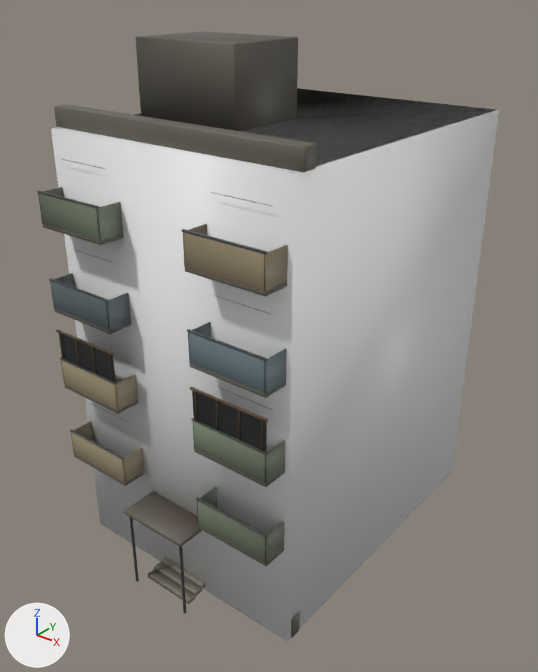
Two versions of the glTF model assets/models/bloque_paneles_b.glb, one commit apart.
One viewpoint serves both versions: a camera (50 mm lens) standing at (14.7, -14.1, 18.9) and looking at (0.1, 4.2, 7.6). The lights are fixed; the arrows at lower left show +X, +Y and +Z. The first picture is the older version. Where no turn or scale is listed for an object, it has been applied to the vertices. Vertices at exactly the same position are counted once.

In view in the first picture: 'bloque', 'bloque_paneles_b-colcaja'.
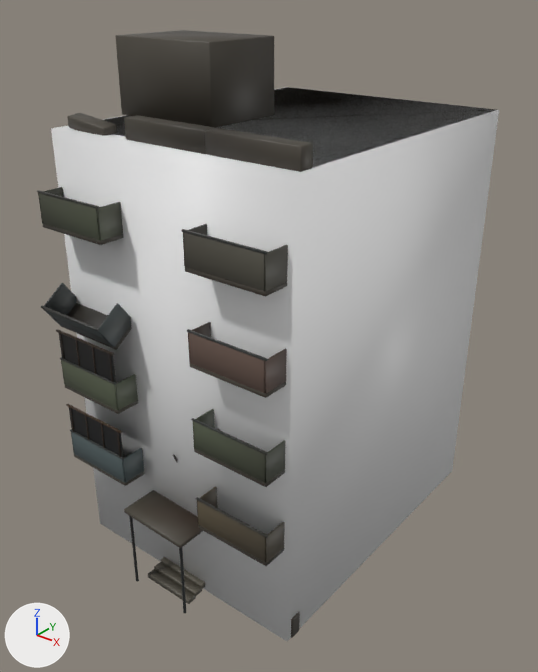
What changed in the scene script:
```text
Change me_bloque:
    used by ob_bloque; location = (0.0, 0.0, 0.0)
    remove me_bloque.from_pydata(...)  # 4984 vertices, 9116 faces; spans x -4.6..4.6, y -1.8..11.1, z 0.0..17.2
    add me_bloque.from_pydata(...)  # 9626 vertices, 18372 faces; spans x -4.8..4.6, y -1.8..11.1, z 0.0..17.2
    me_bloque part 1: the loose piece of 24 vertices spanning x -3.8..0.2, y 2.5..5.5, z 14.8..17.2 is moved by (-0.9, 0.0, 0.0)
    me_bloque part 2: the loose piece of 24 vertices spanning x 1.8, y -1.3..-1.2, z 7.5..8.5 is moved by (-6.0, 0.0, -2.8)
    me_bloque part 3: the loose piece of 24 vertices spanning x 2.6, y -1.3..-1.2, z 7.5..8.5 is moved by (-6.0, 0.0, -2.8)
    me_bloque part 4: the loose piece of 24 vertices spanning x 3.4, y -1.3..-1.2, z 7.5..8.5 is moved by (-6.0, 0.0, -2.8)
    me_bloque part 5: the loose piece of 24 vertices spanning x 4.2, y -1.3..-1.2, z 7.5..8.5 is moved by (-6.0, 0.0, -2.8)
    me_bloque part 6: the loose piece of 24 vertices spanning x 1.6..4.4, y -1.3..-1.2, z 8.5..8.6 is moved by (-6.0, 0.0, -2.8)
    me_bloque part 7: the loose piece of 24 vertices spanning x -4.4..-1.6, y -1.3..-1.2, z 10.3 is moved by (0.0, -0.4, -0.8)
    me_bloque part 8: the loose piece of 24 vertices spanning x -4.6..4.6, y -0.2..0.3, z 14.8..15.4 is scaled about its middle by (0.172, 0.0807, 0.296), then moved by (0.0, -0.5, -14.2)
    me_bloque part 9: a new loose piece of 24 vertices spanning x -4.0..-2.4, y -0.2..0.3, z 14.7..15.2, in mat_nevado
    me_bloque part 10: 6 loose pieces with 48 vertices, spanning x -4.0..4.0, y -0.6, z 5.6..14.0, are deleted
    me_bloque part 11: 215 vertices moved within x -4.5..4.5, y -1.7..0.0, z 0.1..14.8; 245 vertices removed from x -4.4..4.4, y -1.8..-0.1, z 0.8..14.8; 4695 vertices added at x -4.6..4.6, y -1.8..0.3, z 0.0..15.4
    me_bloque part 12: 4763 kept faces spanning x -4.6..4.6, y -1.8..11.1, z 0.0..14.8 get new vertex colours
    other edits to the shape of me_bloque do not show in these pictures
```

Location of each change, [x1, y1, x2, y2] in pixels of the pictures (538 x 672 px; the box of a moved part takes in the faces that stretch with it):
'bloque', reshaped
    before: [37, 31, 497, 638]
    after: [37, 30, 497, 638]
part 1 of me_bloque, moved or reshaped
    before: [136, 31, 298, 131]
    after: [115, 30, 274, 128]
part 2 of me_bloque, moved or reshaped
    before: [194, 391, 197, 421]
    after: [70, 408, 74, 432]
part 3 of me_bloque, moved or reshaped
    before: [215, 401, 218, 431]
    after: [85, 416, 89, 440]
part 4 of me_bloque, moved or reshaped
    before: [238, 410, 240, 441]
    after: [100, 423, 105, 448]
part 5 of me_bloque, moved or reshaped
    before: [261, 420, 263, 451]
    after: [117, 432, 121, 457]
part 6 of me_bloque, moved or reshaped
    before: [190, 387, 268, 422]
    after: [66, 404, 122, 434]
part 7 of me_bloque, moved or reshaped
    before: [49, 278, 109, 302]
    after: [41, 306, 99, 331]
part 8 of me_bloque, moved or reshaped (not visible afterwards)
    before: [54, 104, 316, 172]
part 9 of me_bloque, added
    after: [67, 113, 117, 136]
part 10 of me_bloque, deleted
    before: [62, 159, 272, 423]
part 11 of me_bloque, reshaped (mostly hidden)
    before: [50, 128, 291, 547]
    after: [42, 115, 313, 638]
part 12 of me_bloque, recoloured
    both: [37, 88, 319, 620]
